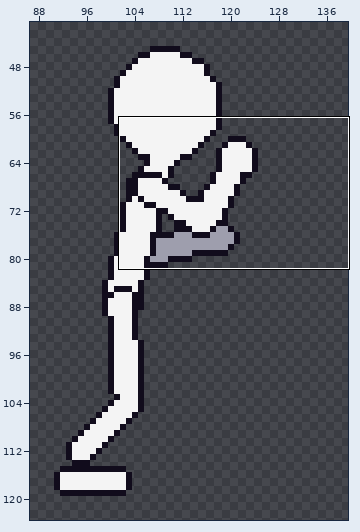
Pixel-art file: art/stickman/heavy_punch_1.aseprite. The picture above shows the old version from afar; the outline marks the close-up.
Close-up. The starting point:
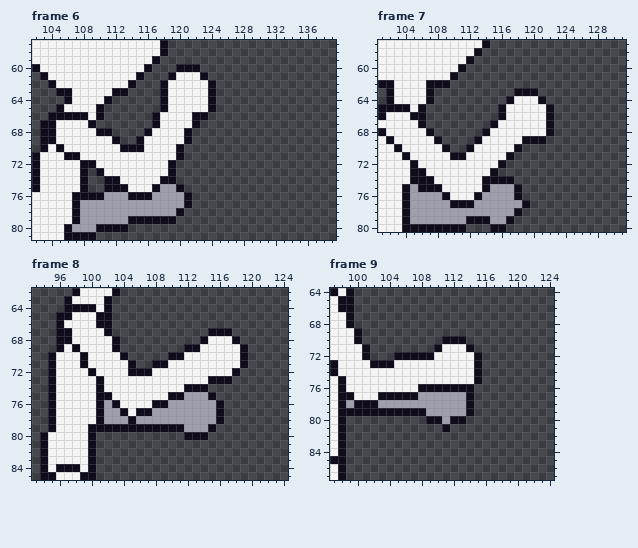
192x128 pixels, 9 frames. Shown: frame 6: x 102..139, y 57..81; frame 7: x 101..131, y 57..80; frame 8: x 93..124, y 62..85; frame 9: x 97..124, y 64..87. The wide view leaves out empty margins. The commit also changed other frames or places, which this record leaves out.
The same view after the edit:
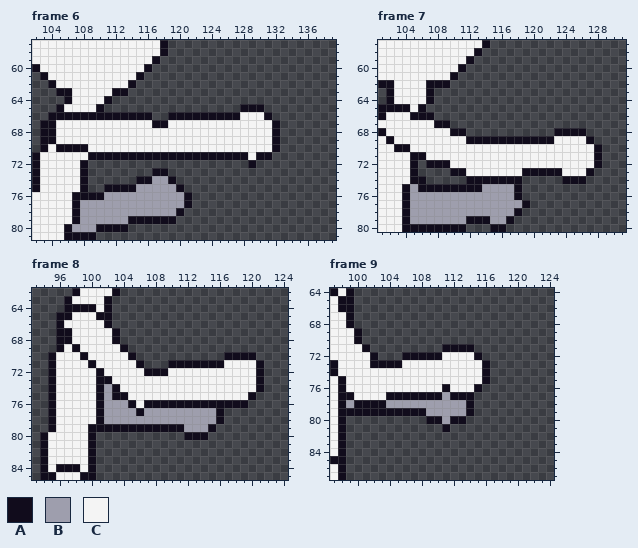
Palette (. is transparent): A #110c1c  B #9e9ead  C #f4f4f4
From old to new:
Changed rows in their new state; - is an unchanged pixel.
Frame 6:
first column x 106:
60 --------------...----------
61 -------------.....---------
62 ------------.......--------
63 ------------.......--------
64 ------------.......--------
65 ------------.......---AAA--
66 ---A-AAAAAA..AAA--AAAACCCA-
67 ---CCCCCCCC-A---CCCCCCCCCCA
68 ----CCCCCCC----CCCCCCCCCCCA
69 ------CCCC-----CCCCCCCCCCCA
70 AAA----CCC----CCCCCCCCCCCCA
71 CC-AAAAAAAAAAA-AAAAAAAACAA-
72 ---...........---------A---
73 ----.......AA.-------------
74 -----....AABB--------------
75 --------ABBB---------------
76 --------BBB----------------
Frame 7:
first column x 104:
63 --------------...--------
64 -------------.....-------
65 ------------.......------
66 ---A--------.......------
67 --CCAA-----........------
68 ---CCCAA--.........AAAA--
69 ----CCCCA-AAAAA---ACCCCA-
70 A----CCCC-----CCCCCCCCCCA
71 CAA---CC-----CCCCCCCCCCCA
72 --.AAA------CCCCCCCCCCCCA
73 --....AA---CCCCAAAAACCCA-
74 ---.....AA----A-----AAA--
75 -----AAAAAB--------------
76 -----BBBBB---------------
77 ------BBB----------------
Frame 8:
first column x 99:
66 --C--------------------
67 ---CA-----------...----
68 ---------------.....---
69 ----CA-------........--
70 -----CA----.......AA-A-
71 CA----CA-..AAAAAAA--CCA
72 -CA---CC-AA--------CCCA
73 ---A------------CCCCCCA
74 ---BA--------CCCCCCCCCA
75 ---BAA-----CCCCCCCCCCA-
76 ----BBA-A--AAAAAA-AAA--
77 -----BB-B--------------
78 ------B----------------
Frame 9:
first column x 101:
70 ----------...---
71 ---------.AAA---
72 CA--.----A------
73 ----A---------CA
74 --------------CA
75 --------------CA
76 -------CCC-CCCA-
77 --C----AAA-AA---
78 --A-------------
